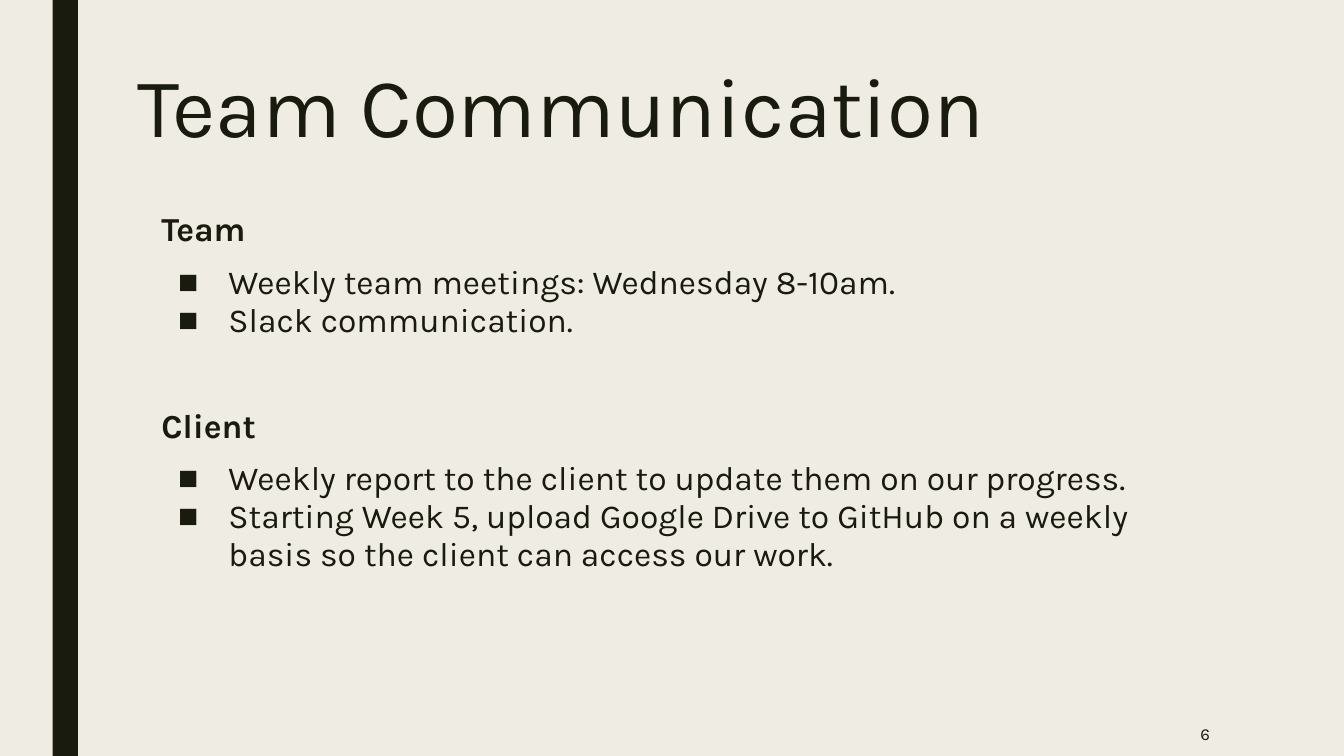
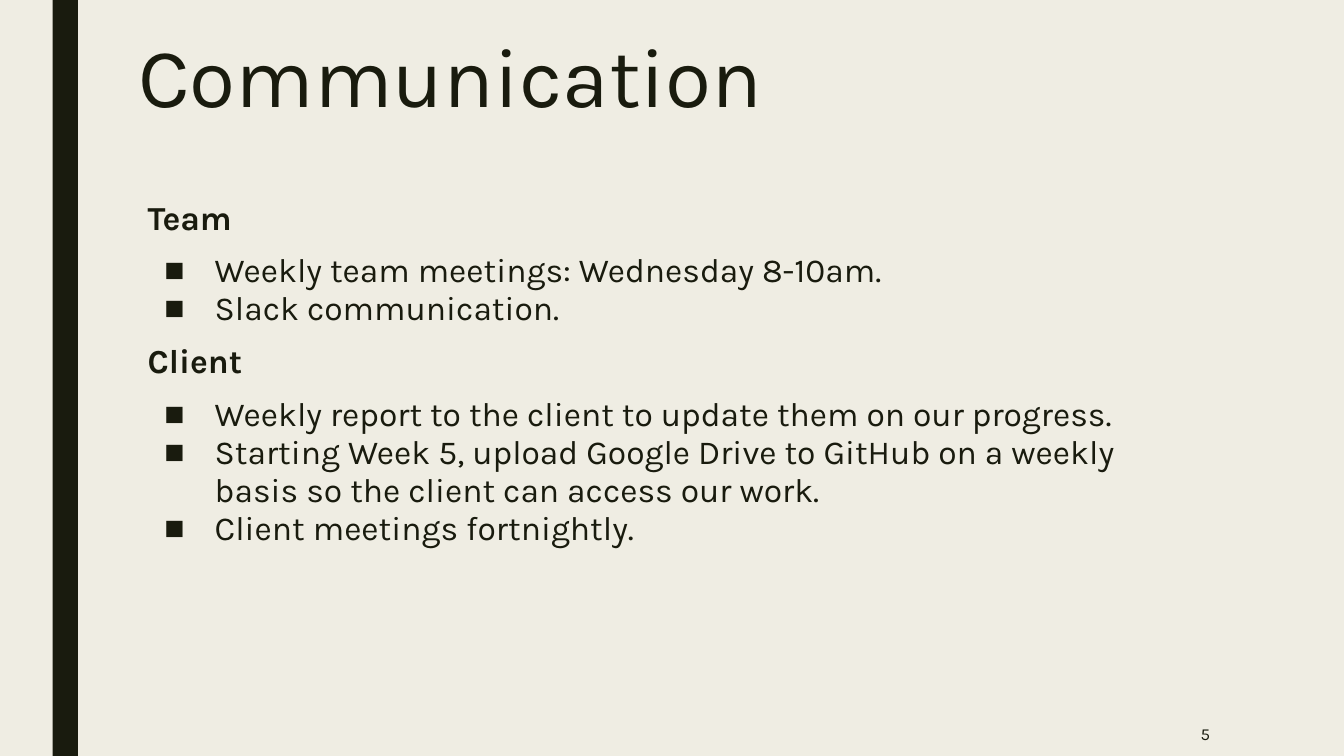
Before and after one commit to woojin444/EAssetTracking, a slide deck: slide 5 of GoogleDrive/Audits/Audit 2/Audit 2.pptx (slide 6 before the commit). Drawn at 1344x756 pixels with LibreOffice and Linux fonts; fonts in the diff are those of the drawing. Boxes give left, top, right and bottom in pixels: in the first picture for what was removed or moved away, otherwise in the second. Text is boxed around its words. In the diff, an @@ line names an element or a change of style, - is before the commit and + after.

Commit message:
Updating Google Drive

```diff
--- a/GoogleDrive/Audits/Audit 2/Audit 2.pptx
+++ b/GoogleDrive/Audits/Audit 2/Audit 2.pptx
@@ title at (138, 49, 762, 108): text changed @@
-Team Communication
+Communication
@@ text "Team": place and size @@
-text "Team" at (161, 219, 1128, 567)
+text "Team" at (148, 208, 1114, 548)
@@ text at (215, 517, 634, 548): paragraph added @@
+■ Client meetings fortnightly.
@@ page number at (1201, 729, 1210, 740): text changed @@
-6
+5
```
Also in this commit, not shown: 8 other slides changed, 1 slide removed, 43 other files.
